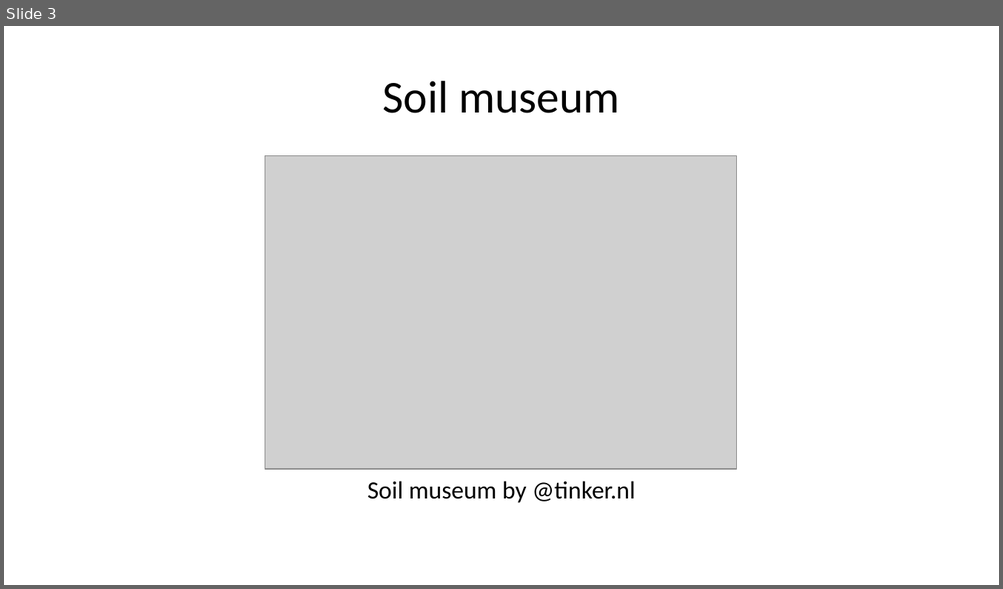
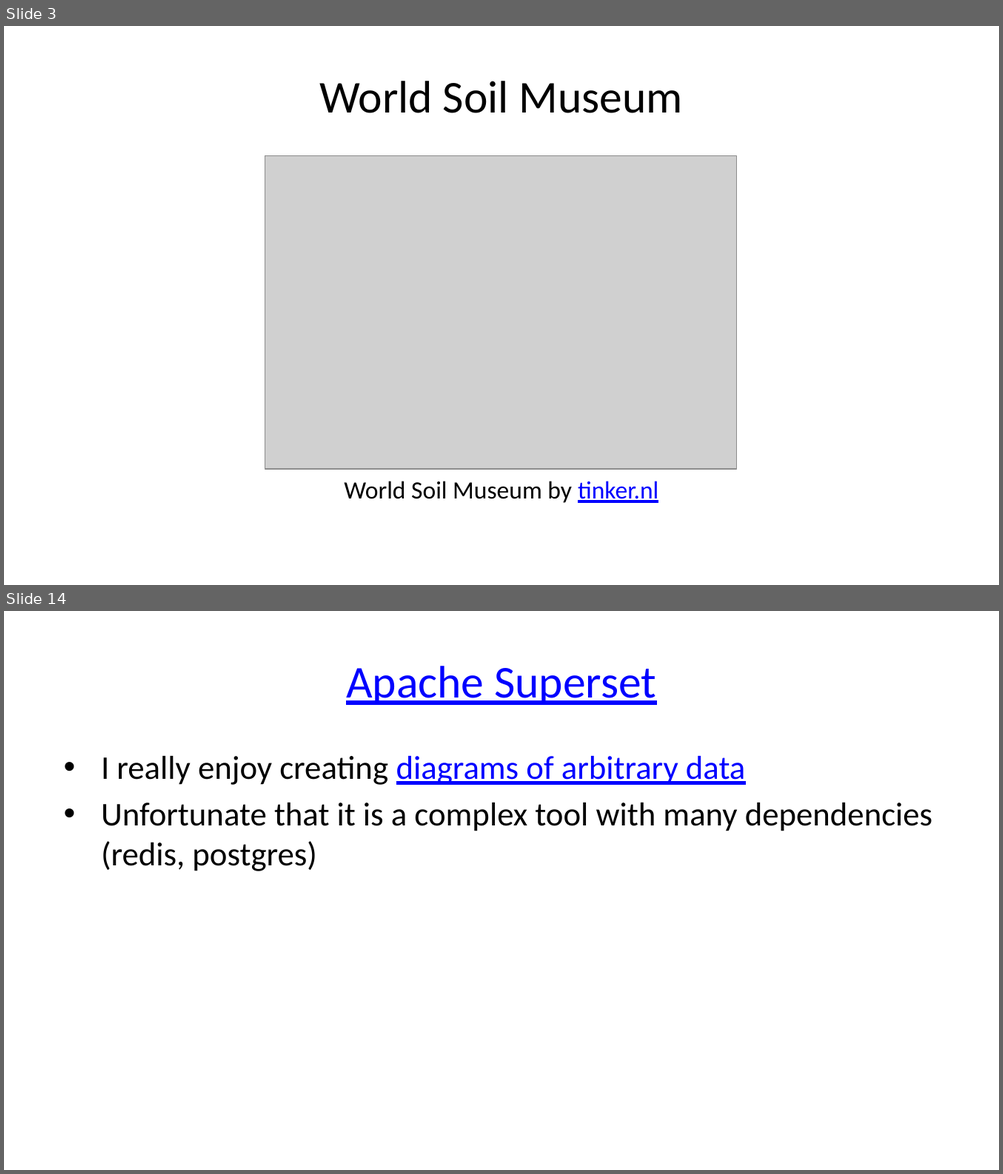
Before and after one commit to pvgenuchten/slides, a slide deck: slides/20250703-foss4gnl-opensource-at-isric.pptx. Shown one above the other, each under a label of ours: slide 3 before the commit, slides 3 and 14 after it; the slides between them are not shown. The pictures are 1003x589 and 1003x1174 pixels, drawn with LibreOffice and Linux fonts; fonts in the diff are those of the drawing; grey boxes stand for pictures. Boxes give left, top, right and bottom in pixels: in the first picture for what was removed or moved away, otherwise in the second. Text is boxed around its words. In the diff, an @@ line names an element or a change of style, - is before the commit and + after.

```diff
--- a/slides/20250703-foss4gnl-opensource-at-isric.pptx
+++ b/slides/20250703-foss4gnl-opensource-at-isric.pptx
@@ slide 14 added at bbox=[4, 611, 999, 1170], background #FFFFFF @@
@@ title added at bbox=[346, 666, 656, 705], 33 pt, text #0000FF, underline @@
+Apache Superset
@@ text added at bbox=[101, 756, 932, 871], 24 pt, text #000000 @@
+• I really enjoy creating diagrams of arbitrary data
+• Unfortunate that it is a complex tool with many dependencies (redis, postgres)
@@ slide 3 changed as well @@
@@ title at bbox=[320, 81, 683, 113]: text changed @@
-Soil museum
+World Soil Museum
@@ text at bbox=[344, 481, 658, 503]: text changed @@
-Soil museum by @tinker.nl
+World Soil Museum by tinker.nl
```
Also in this commit, not shown: 4 other slides changed, 12 other slides added, 36 slides removed, 8 other files.
